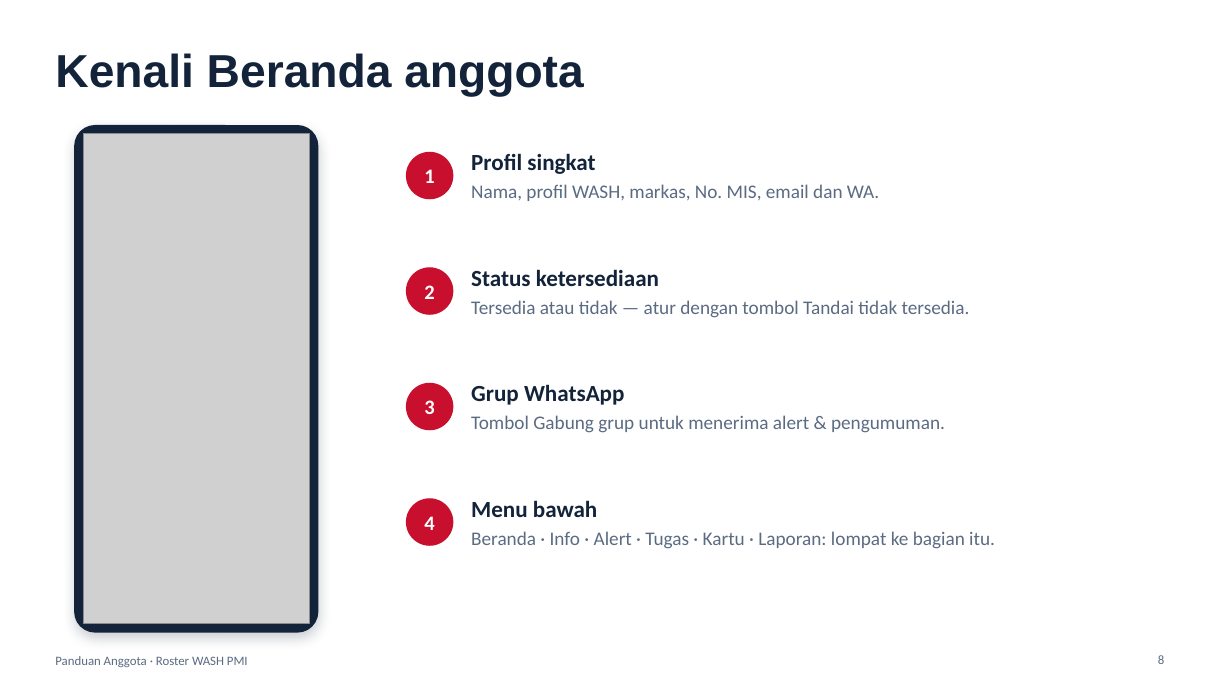
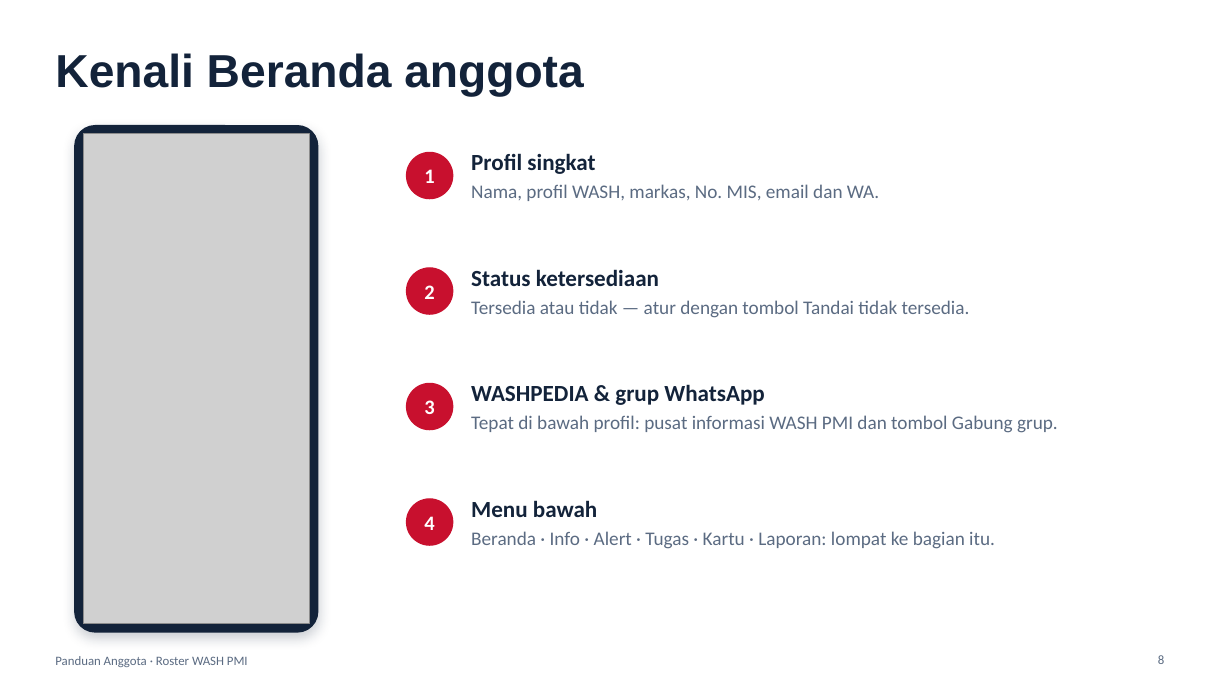
Before and after one commit to denekijulianto-ux/WASHroster, a slide deck: slide 8 of docs/Panduan-Anggota-Roster-WASH.pptx. Drawn at 1232x693 pixels with LibreOffice and Linux fonts; fonts in the diff are those of the drawing; grey boxes stand for pictures. Boxes give left, top, right and bottom in pixels: in the first picture for what was removed or moved away, otherwise in the second. Text is boxed around its words. In the diff, an @@ line names an element or a change of style, - is before the commit and + after.

```diff
--- a/docs/Panduan-Anggota-Roster-WASH.pptx
+++ b/docs/Panduan-Anggota-Roster-WASH.pptx
@@ text at (x1=471, y1=384, x2=1058, y2=433): text changed @@
-Grup WhatsApp
-Tombol Gabung grup untuk menerima alert & pengumuman.
+WASHPEDIA & grup WhatsApp
+Tepat di bawah profil: pusat informasi WASH PMI dan tombol Gabung grup.
```
Also in this commit, not shown: 3 other slides changed, 6 slides added, 2 other files.
